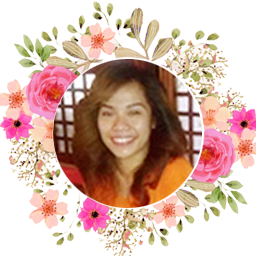
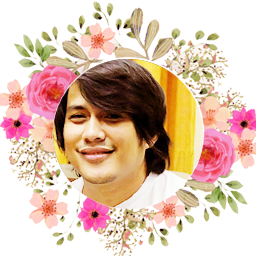
The second 256 x 256 image is a revision of the first. Changes to its layers:
added layer "Layer 9" above "Layer 8" over [53, 59, 203, 209]
